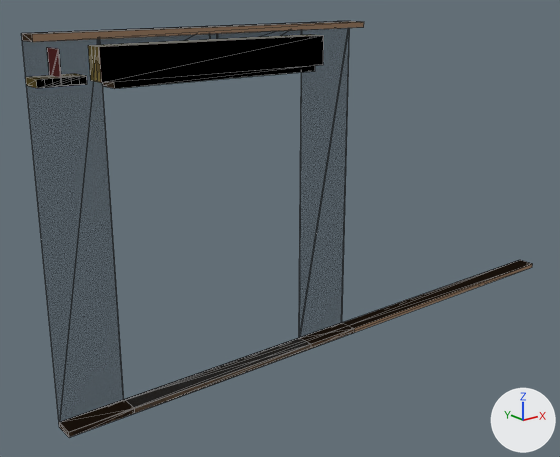
The glTF model panels/EX20_GF.glb, before and after one commit.
Rendered twice from a 50 mm lens placed at (-3.98, -4.11, 1.43), pointed at (-0.49, 0.26, -0.31). Every picture has the same lights, and +X, +Y and +Z are marked at lower right. The older version comes first. Mesh edges are drawn as thin lines.

Script lines for the objects in view, before the commit:
```python
mat_osb_external = principled_material('osb_external')
mat_osb_external.base_color = (0.36, 0.42, 0.5)  # grey #a2adbc
mat_osb_external.metallic = 0.05
mat_osb_external.roughness = 0.85
mat_osb_external.alpha = 0.3
me_ex20_gf = bpy.data.meshes.new('EX20 GF')
me_ex20_gf.from_pydata(...)  # 144 vertices, 246 faces, 288 loose edges; spans x -2.4..2.4, y -0.08..0.08, z -1.19..1.19
# faces by material slot: [26, 10, 24, 12, 80, 22, 72]
me_ex20_gf.materials.append(mat_bottom_rail)  # brown #a28165
me_ex20_gf.materials.append(mat_bottom_rail_cut_away)  # light grey #dadada
me_ex20_gf.materials.append(mat_top_rail)  # brown #a28165
me_ex20_gf.materials.append(mat_head_rail)  # brown #a28165
me_ex20_gf.materials.append(mat_lintel_ply)  # yellow #edd076
me_ex20_gf.materials.append(mat_lintel_packer)  # pink #e57676
me_ex20_gf.materials.append(mat_osb_external)  # grey #a2adbc
ob_ex20_gf = bpy.data.objects.new('EX20 GF', me_ex20_gf)
ob_ex20_gf.location = (0.0, 0.0, 0.0)
```
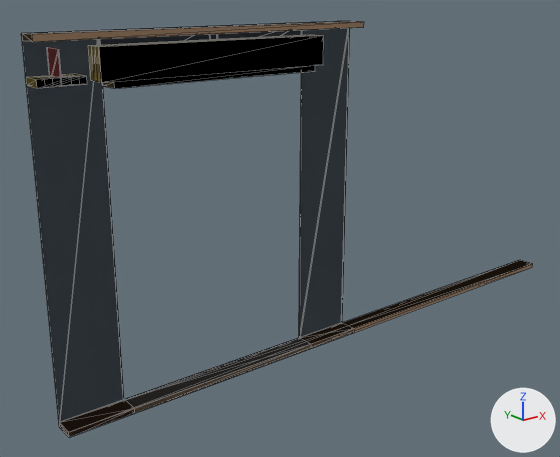
The change in detail:
In material 'osb_external' (mat_osb_external), alpha goes from 0.3 to 0.62.

Boxes [x1, y1, x2, y2] around the edits, measured in the pictures (560 x 457 px):
'EX20 GF', surface changed
    both: [22, 25, 352, 425]
